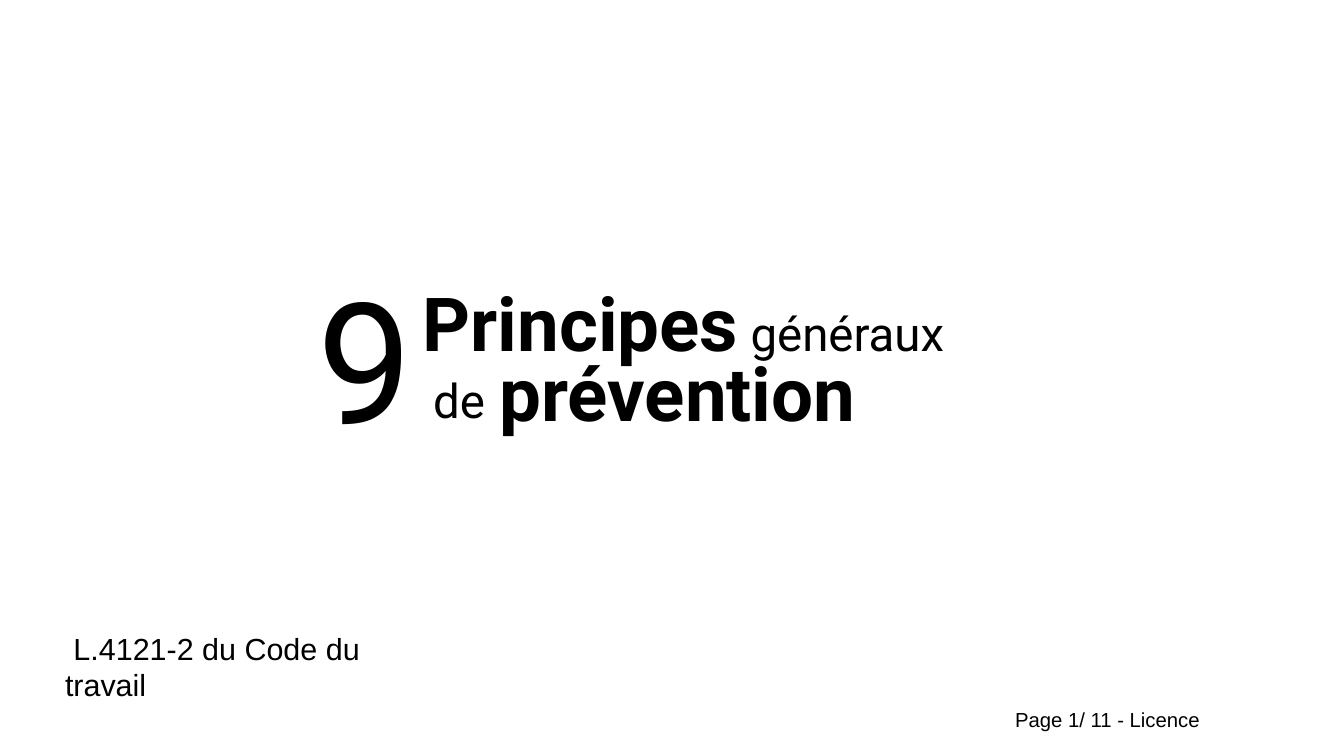
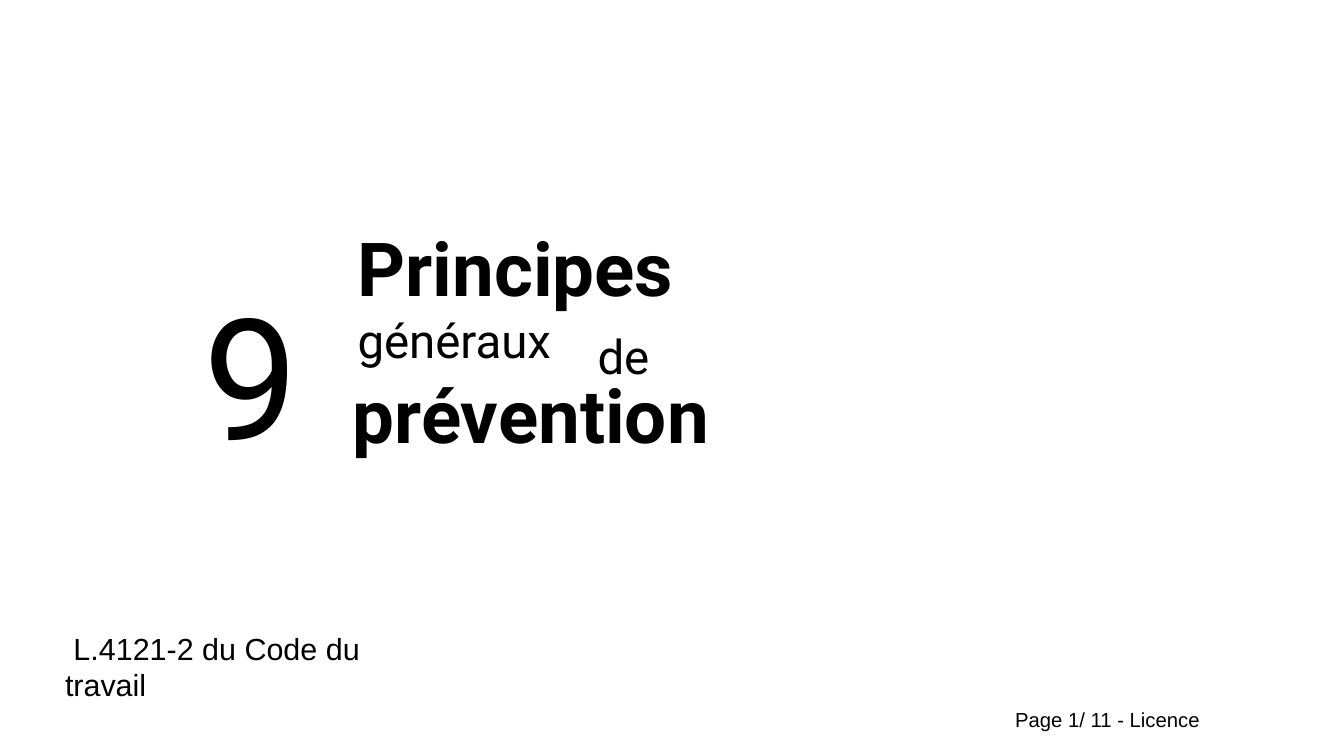
Before and after one commit to Evarisk/bibliotheque-media-risque, a slide deck: slide 1 of causerie/prevention/causerie_9_principes_prevention.odp. Drawn at 1344x756 pixels with LibreOffice and Linux fonts; fonts in the diff are those of the drawing; background and template pictures are left out. Boxes give left, top, right and bottom in pixels: in the first picture for what was removed or moved away, otherwise in the second. Text is boxed around its words. In the diff, an @@ line names an element or a change of style, - is before the commit and + after.

```diff
--- a/causerie/prevention/causerie_9_principes_prevention.odp
+++ b/causerie/prevention/causerie_9_principes_prevention.odp
@@ text "Principes généraux" rewrapped from bbox=[423, 296, 944, 369] to bbox=[358, 241, 674, 368] @@
@@ text "9": place and size @@
-text "9" at bbox=[317, 302, 412, 424]
+text "9" at bbox=[204, 318, 299, 440]
@@ text "de": place and size @@
-text "de" at bbox=[433, 382, 485, 419]
+text "de" at bbox=[598, 338, 650, 375]
@@ text "prévention": place and size @@
-text "prévention" at bbox=[499, 352, 855, 436]
+text "prévention" at bbox=[353, 374, 709, 458]
```
Also in this commit, not shown: 2 other slides changed.
